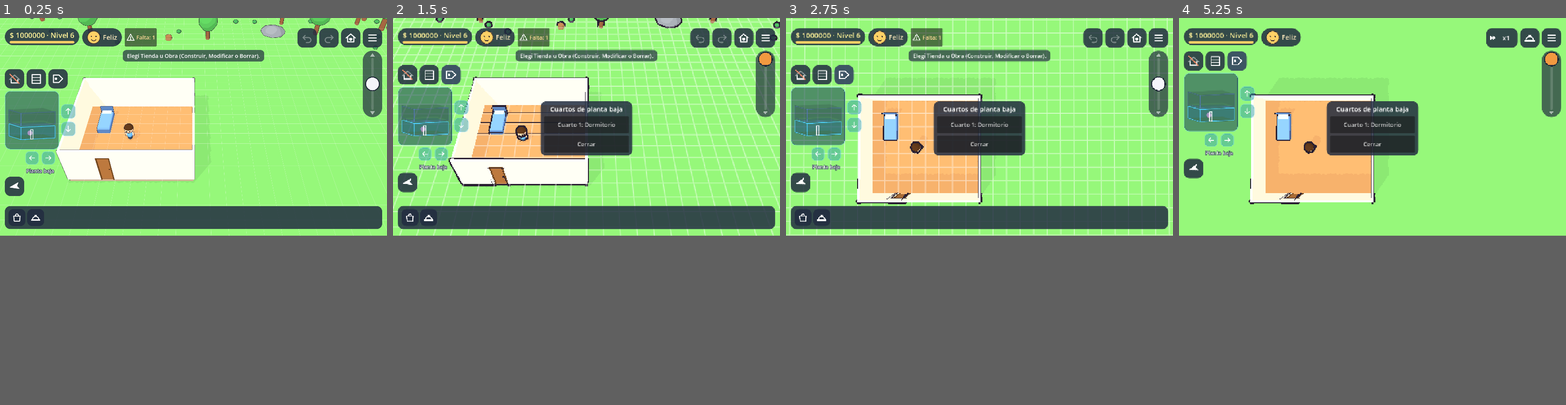
Above: before the commit, frames 1-4 (left to right).
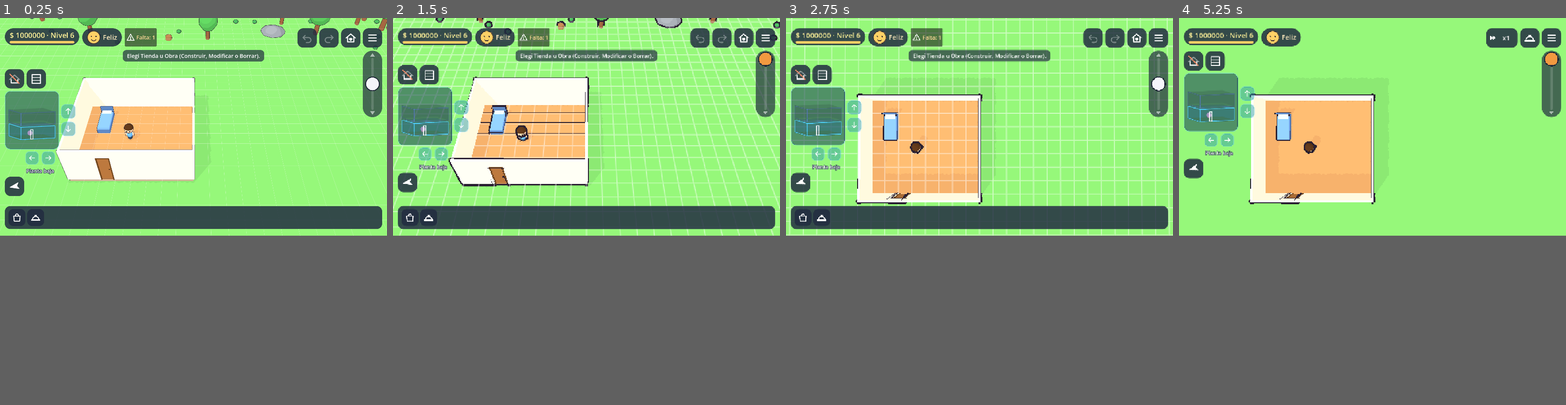
Above: after the commit, the same moments.

Repository: soza0497/Neighborhood
Game: Godot game, scene res://tests/polish3b_demo.tscn
Same seed, same stepped clock (60 frames per second), same inputs: the game is played once before the commit and once after it. This scene is started directly instead of the project's main scene.
Inputs (mouse positions are in pixels of both pictures, inside the frame that each line leads up to):
- Up to frame 1 (0.25 s): no input
- Up to frame 2 (1.5 s): click (462, 79) at 0.52 s; click (454, 76) at 1.27 s
- Up to frame 3 (2.75 s): click (844, 76) at 2.02 s
- Up to frame 4 (5.25 s): click (1372, 145) at 2.75 s, where only the run before the commit has a clickable "Cerrar"; click "Falta: 1" at 3.5 s; click (1531, 37) at 4.25 s; click (1237, 60) at 5.02 s

The runs differ from the first frame. In frame 1, 0.2% of the frame differs, in the area x 12-18%, y 13-19%; in frame 2, 3.5%; in frame 3, 3.5%; in frame 4, 3.6%, in the area x 12-62%, y 8-36%.

Commit message:
Pulido 4A: Cuartos pasa a herramienta de Obra y lista en el panel Casa
Co-Authored-By: Claude Sonnet 5.5 <noreply@anthropic.com>
Claude-Session: https://claude.ai/code/session_0198fbn7KZ8eNNoMjA8qDSqk

Diff:
--- a/scripts/house/house_builder.gd
+++ b/scripts/house/house_builder.gd
@@ -28,7 +28,7 @@
 ## se arma una PROPUESTA con todos los cambios (se ven en la casa), y se manda
 ## entera a la pareja, que la previsualiza y la aprueba o la rechaza.
 
-enum Tool { NONE, FOUNDATION, FLOOR, WALL, ROOM, ROOF, OPENING, OBJECT, PAINT, MODIFY, ERASE, EXCAVATE }
+enum Tool { NONE, FOUNDATION, FLOOR, WALL, ROOM, ROOF, OPENING, OBJECT, PAINT, MODIFY, ERASE, EXCAVATE, ROOMS }
 
 ## Qué herramienta usa cada tipo ("kind") de objeto del catálogo.
 const KIND_TO_TOOL := {
@@ -49,6 +49,9 @@
 ## Herramientas que no están en el catálogo.
 const MODIFY_TOOL_ID := "modify"
 const ERASE_TOOL_ID := "erase"
+## Pulido 4A: herramienta «Cuartos» (dentro de Obra → Modificar): resalta los cuartos y
+## al tocar uno abre el menú de su tipo.
+const ROOMS_TOOL_ID := "rooms"
 
 ## Clave provisional para algo nuevo; al soltar se cambia por un id real.
 const NEW_KEY := "__new__"
@@ -74,6 +77,7 @@
 	Tool.PAINT: "Tocá una pared o un piso para pintarlo. Mantené presionado para pintar arrastrando.",
 	Tool.MODIFY: "Tocá algo para elegirlo. Mantené presionado un mueble para moverlo con el dedo.",
 	Tool.ERASE: "Tocá lo que querés borrar.",
+	Tool.ROOMS: "Tocá un cuarto resaltado para elegir qué es (cocina, dormitorio, baño…).",
 }
 
 ## Herramientas de arrastre (rectángulo o línea). Al soltar NO se aplican:
@@ -81,7 +85,7 @@
 ## aplica con el botón Confirmar. Así el dedo no tapa lo que se construye.
 const HANDLE_TOOLS := [Tool.FOUNDATION, Tool.EXCAVATE, Tool.FLOOR, Tool.WALL, Tool.ROOM, Tool.ROOF]
 ## Herramientas de "tocar o mantener" (arrastrar sin mantener = cámara).
-const PRESS_TOOLS := [Tool.PAINT, Tool.MODIFY, Tool.ERASE]
+const PRESS_TOOLS := [Tool.PAINT, Tool.MODIFY, Tool.ERASE, Tool.ROOMS]
 ## A cuántos píxeles de una manija cuenta como tocarla.
 const HANDLE_PICK_DISTANCE := 70.0
 
@@ -178,6 +182,8 @@
 var _cursor: MeshInstance3D
 var _ghost: Node3D
 var _selection_marker: MeshInstance3D
+## Pulido 4A: resalte de cuartos (herramienta «Cuartos»).
+var _room_overlay: Node3D
 var _handles: Array[MeshInstance3D] = []
 var _joints: Node3D
 ## Vértice de cada puntito de juntura (en el mismo orden que sus nodos).
@@ -203,6 +209,7 @@
 		select_object("")
 		_joints_dirty = true)
 	paint_item_id = _first_paint_id()
+	EventBus.rooms_changed.connect(refresh_room_overlay)
 
 
 func _process(_delta: float) -> void:
@@ -244,6 +251,9 @@
 	elif item_id == ERASE_TOOL_ID:
 		item = {}
 		tool = Tool.ERASE
+	elif item_id == ROOMS_TOOL_ID:
+		item = {}
+		tool = Tool.ROOMS
 	else:
 		item = Catalog.get_item(item_id)
 		tool = KIND_TO_TOOL.get(item.get("kind", ""), Tool.NONE)
@@ -263,6 +273,7 @@
 	_sync_grid()
 	_update_camera_pan()
 	_show_tool_hint()
+	refresh_room_overlay()
 
 
 ## Borrar: una cosa por vez, o varias (modo selección).
@@ -290,6 +301,7 @@
 	EventBus.build_paint_arrows.emit(false)
 	_sync_grid()
 	_joints_dirty = true
+	refresh_room_overlay()
 	return level
 
 
@@ -994,6 +1006,12 @@
 				_paint_face = {}
 				EventBus.build_paint_arrows.emit(false)
 				_paint_now([{"layer": "floors", "key": floor_key}])
+		Tool.ROOMS:
+			var cell := room_cell_at(screen_pos)
+			if cell == NO_CELL:
+				EventBus.build_hint.emit("Ahí no hay un cuarto cerrado. Tocá uno de los resaltados.")
+			else:
+				EventBus.room_menu_requested.emit(level, cell)
 		Tool.ERASE:
 			var target := _pick_any(screen_pos)
 			if target.is_empty():
@@ -1020,6 +1038,11 @@
 func _on_long_press(screen_pos: Vector2) -> void:
 	_long_pressed = true
 	match tool:
+		Tool.ROOMS:
+			# Nada que arrastrar: sigue siendo la cámara.
+			_long_pressed = false
+			_moved = true
+			return
 		Tool.MODIFY:
 			var target := _pick_any(screen_pos)
 			if target.is_empty():
@@ -1719,9 +1742,46 @@
 		_selection_marker.visible = true
 
 
+## Pulido 4A: celda de cuarto cerrado bajo el dedo (NO_CELL si no hay).
+func room_cell_at(screen_pos: Vector2) -> Vector2i:
+	var point: Variant = _point_on_level(screen_pos)
+	if point == null:
+		return NO_CELL
+	var cell := Vector2i(floori(point.x), floori(point.z))
+	return cell if not HouseRooms.room_at(house, level, cell).is_empty() else NO_CELL
+
+
+## Pulido 4A: con la herramienta «Cuartos» cada cuarto del piso se resalta con un color
+## chato (el principal, más claro). Se esconde con cualquier otra herramienta.
+func refresh_room_overlay() -> void:
+	if _room_overlay == null:
+		return
+	for child in _room_overlay.get_children():
+		child.queue_free()
+	_room_overlay.visible = tool == Tool.ROOMS and house != null
+	if not _room_overlay.visible:
+		return
+	var n := 0
+	for room in HouseRooms.detect(house, level):
+		var hue := fmod(0.08 + 0.17 * n, 1.0)
+		var color := Color.from_hsv(hue, 0.55, 1.0, 0.5 if room.get("main", false) else 0.38)
+		n += 1
+		for key in room["cells"]:
+			var cell := HouseGrid.key_to_cell(key)
+			var mesh := PlaneMesh.new()
+			mesh.size = Vector2(0.94, 0.94)
+			var tile := _make_flat_marker("RoomTile", mesh, color)
+			tile.visible = true
+			tile.position = Vector3(cell.x + 0.5, HouseGrid.level_y(level) + 0.05, cell.y + 0.5)
+			remove_child(tile)  # _make_flat_marker lo cuelga de acá; va dentro del resalte.
+			_room_overlay.add_child(tile)
+
+
 func _on_piece_changed(changed_level: int, layer: String, key: String) -> void:
 	if layer == "walls":
 		_joints_dirty = true
+	if tool == Tool.ROOMS and layer in ["walls", "floors", "objects"]:
+		refresh_room_overlay()
 	# Si lo elegido se movió o desapareció (por ejemplo, al deshacer).
 	if layer == selected_layer and changed_level == level and key == selected_key:
 		if house.has_piece(level, layer, key):
@@ -2089,6 +2149,11 @@
 	marker.size = Vector2.ONE
 	_selection_marker = _make_flat_marker("SelectionMarker", marker, Color(1, 0.85, 0.2, 0.6))
 
+	_room_overlay = Node3D.new()
+	_room_overlay.name = "RoomOverlay"
+	_room_overlay.visible = false
+	add_child(_room_overlay)
+
 	_ghost = Node3D.new()
 	_ghost.name = "Ghost"
 	add_child(_ghost)
--- a/tests/polish3b_demo.gd
+++ b/tests/polish3b_demo.gd
@@ -345,11 +345,29 @@
 	await _frames(3)
 	var main_room := HouseRooms.main_bedroom(_house)
 	_check(not main_room.is_empty() and main_room["main"], "Rooms.main_bedroom() devuelve el principal (%s)" % str(main_room.get("name", "")))
-	_hud._rooms_button.pressed.emit()
-	await _frames(3)
-	_check(_popup_buttons().any(func(b): return str(b.text).contains("principal")), "el botón «Cuartos» lista los cuartos del piso")
-	await _shot("p3b_lista_cuartos.png")
-	_hud._close_popup()
+	# Pulido 4A: ya no hay botón «Cuartos» en la columna izquierda; es una herramienta de
+	# Obra y la lista de cuartos está en el panel «Casa».
+	var left_icons: Array = _hud.get_node("%LeftColumn").get_node("ViewIcons").get_children()
+	_check(left_icons.all(func(b): return b is Button and b.tooltip_text.find("Cuartos") == -1), "la columna izquierda ya no tiene el botón de cuartos")
+	var build_bar: BuildBar = _hud.get_node("%BottomBar")
+	build_bar._tool_buttons["build"].button_pressed = true
+	build_bar._mode_buttons["rooms"].button_pressed = true
+	await _frames(3)
+	var builder: HouseBuilder = _main.get_node("House/Builder")
+	_check(builder.tool == HouseBuilder.Tool.ROOMS and builder._room_overlay.visible and builder._room_overlay.get_child_count() > 0,
+		"la herramienta «Cuartos» (Obra) resalta los cuartos (%d celdas)" % builder._room_overlay.get_child_count())
+	await _shot("p4a_herramienta_cuartos.png")
+	build_bar._mode_buttons["modify"].button_pressed = true
+	await _frames(2)
+	_check(not builder._room_overlay.visible, "con otra herramienta el resalte se esconde")
+	build_bar._tool_buttons["build"].button_pressed = false
+	EventBus.home_panel_requested.emit()
+	await _frames(3)
+	var home_panel: Control = _hud.get_node("HomePanel")
+	var home_texts := home_panel.find_children("*", "Label", true, false).map(func(l): return l.text)
+	_check(home_texts.any(func(t): return str(t).contains("principal")), "el panel «Casa» lista los cuartos con su tipo")
+	await _shot("p4a_casa_cuartos.png")
+	home_panel.hide()
 	# La Tienda: «Recomendado» con el tipo; sin «multiuso».
 	var bar: BuildBar = _hud.get_node("%BottomBar")
 	bar._tool_buttons["shop"].button_pressed = true
--- a/ui/build_bar.gd
+++ b/ui/build_bar.gd
@@ -30,7 +30,7 @@
 
 ## "shop" o "build" ("" = ninguna).
 var tool := ""
-## En Obra: "add" (Construir), "modify" o "erase" (Borrar).
+## En Obra: "add" (Construir), "modify", "rooms" (Cuartos) o "erase" (Borrar).
 var build_mode := "add"
 var current_category := ""
 
@@ -77,7 +77,7 @@
 		_tool_buttons[entry[0]] = button
 	var separator := VSeparator.new()
 	_sub_modes.add_child(separator)
-	for entry in [["add", "build_tools", "Construir"], ["modify", "move", "Modificar"], ["erase", "trash", "Borrar"]]:
+	for entry in [["add", "build_tools", "Construir"], ["modify", "move", "Modificar"], ["rooms", "room", "Cuartos: elegí qué es cada uno"], ["erase", "trash", "Borrar"]]:
 		var button := Icons.make_button(entry[1], entry[2], 56, true)
 		button.button_group = _mode_group
 		button.toggled.connect(func(on: bool) -> void:
@@ -225,6 +225,10 @@
 	elif mode == "erase":
 		_fill_categories([], false)
 		EventBus.build_item_selected.emit(HouseBuilder.ERASE_TOOL_ID)
+	elif mode == "rooms":
+		# Pulido 4A: herramienta «Cuartos» (resalta los cuartos; tocar uno abre su tipo).
+		_fill_categories([], false)
+		EventBus.build_item_selected.emit(HouseBuilder.ROOMS_TOOL_ID)
 	else:
 		_fill_categories([], false)
 		EventBus.build_item_selected.emit(HouseBuilder.MODIFY_TOOL_ID)
--- a/ui/home_panel.gd
+++ b/ui/home_panel.gd
@@ -9,6 +9,9 @@
 ## Montos de los botones para aportar a la caja.
 const CONTRIBUTIONS := [100, 500, 1000]
 
+## Pulido 4A: la casa (la pone el HUD). Sirve para listar los cuartos.
+var house: HouseData
+
 @onready var _title: Label = %Title
 @onready var _status_label: Label = %StatusLabel
 @onready var _content: VBoxContainer = %Content
@@ -19,6 +22,7 @@
 	visible = false
 	_close_button.pressed.connect(hide)
 	EventBus.home_panel_requested.connect(open)
+	EventBus.rooms_changed.connect(_on_changed)
 	EventBus.couple_changed.connect(_on_changed)
 	EventBus.fund_changed.connect(func(_shared: bool, _fund: int) -> void: _on_changed())
 	EventBus.server_status_changed.connect(func(_online: bool, _user: String) -> void: _on_changed())
@@ -57,10 +61,44 @@
 	if not GameServer.online and Economy.server_mode:
 		_status_label.text += "\n" + Economy.OFFLINE_TEXT + "."
 
+	_build_settings()
 	if Couple.shared():
 		_build_fund(usable)
 	_build_requests(home, usable)
 	_build_log(home, usable)
+
+
+## Pulido 4A: «Casa» es también el lugar de los ajustes de la casa: cuartos con su
+## tipo (tocar uno abre el menú para cambiarlo) y si se puede visitar.
+func _build_settings() -> void:
+	_content.add_child(PanelRows.title("Cuartos de la casa"))
+	var any := false
+	if house != null:
+		for level in HouseGrid.level_range():
+			var n := 0
+			for room in HouseRooms.detect(house, level):
+				any = true
+				n += 1
+				var text := "%s · Cuarto %d: %s%s" % [HouseGrid.level_name(level), n, room["name"],
+					" ★ principal" if room.get("main", false) else ""]
+				var first: Vector2i = HouseGrid.key_to_cell(room["cells"].keys()[0])
+				_content.add_child(PanelRows.row([
+					PanelRows.label(text, 16),
+					PanelRows.button("Cambiar tipo", _on_room_change.bind(level, first), false, 150),
+				]))
+	if not any:
+		_content.add_child(PanelRows.label("Todavía no hay cuartos cerrados. Un cuarto es un piso rodeado de paredes.", 15, Color(0.8, 0.9, 1)))
+	_content.add_child(PanelRows.check("Mi casa se puede visitar", NeighborhoodMap.is_my_house_visitable(), _on_visitable_toggled))
+
+
+func _on_room_change(level: int, cell: Vector2i) -> void:
+	hide()
+	EventBus.room_menu_requested.emit(level, cell)
+
+
+func _on_visitable_toggled(on: bool) -> void:
+	NeighborhoodMap.set_my_house_visitable(on)
+	EventBus.toast.emit("Tu casa %s." % ("se puede visitar" if on else "es privada"))
 
 
 func _build_fund(usable: bool) -> void:
--- a/ui/hud.gd
+++ b/ui/hud.gd
@@ -90,7 +90,6 @@
 var _boxes_button: Button
 ## Pulido 3B: barra vertical del ángulo de la cámara (debajo del menú).
 var _pitch_slider: PitchSlider
-var _rooms_button: Button
 ## Márgenes normales de la interfaz (izquierda, arriba, derecha, abajo).
 const BASE_MARGINS := Vector4(16, 34, 16, 22)
 ## Cuántos grados por segundo cambia el ángulo con la perilla al tope.
@@ -126,7 +125,6 @@
 	_setup_icons()
 	_build_floor_selector()
 	_build_pitch_slider()
-	_build_rooms_button()
 	_build_left_holder()
 	get_viewport().size_changed.connect(_fit_to_screen)
 	_fit_to_screen.call_deferred()
@@ -214,6 +212,7 @@
 	_house_data = house
 	_floor_map.setup(house, character)
 	$RestaurantPanel.house = house
+	$HomePanel.house = house
 	_compass_button.target = character
 	_bottom_bar.setup(_action_row, builder, character)
 
@@ -372,30 +371,6 @@
 	_popup_button(rows, "Cerrar", _close_popup)
 
 
-## Botón «Cuartos» (Pulido 3B): lista los cuartos del piso y deja elegir su tipo.
-func _build_rooms_button() -> void:
-	_rooms_button = Icons.make_button("room_tag", "Cuartos: elegí qué es cada uno")
-	_rooms_button.pressed.connect(_show_rooms_list)
-	%LeftColumn.get_node("ViewIcons").add_child(_rooms_button)
-
-
-## Lista de los cuartos del piso que se está viendo (tocar uno abre su menú).
-func _show_rooms_list() -> void:
-	var level: int = _builder.level if _builder != null else 0
-	var rooms := HouseRooms.detect(_house_data, level)
-	var rows := _open_popup("Cuartos de %s" % HouseGrid.level_name(level).to_lower())
-	if rooms.is_empty():
-		rows.add_child(_small_label("Todavía no hay cuartos cerrados en este piso.\nUn cuarto es un piso rodeado de paredes.", Color(0.85, 0.9, 1)))
-	var n := 0
-	for room in rooms:
-		n += 1
-		var first: Vector2i = HouseGrid.key_to_cell(room["cells"].keys()[0])
-		var text := "Cuarto %d: %s%s" % [n, room["name"], " (principal)" if room.get("main", false) else ""]
-		_popup_button(rows, text, func() -> void:
-			_show_room_menu(level, first))
-	_popup_button(rows, "Cerrar", _close_popup)
-
-
 ## Menú del tipo de un cuarto (Pulido 3B): elegir cocina, dormitorio, baño, sala,
 ## estudio… y, si es un dormitorio, si es el PRINCIPAL o uno secundario. Lo
 ## elegido manda sobre lo que el juego deduce por los muebles.
Not shown, changed: DECISIONES.md
